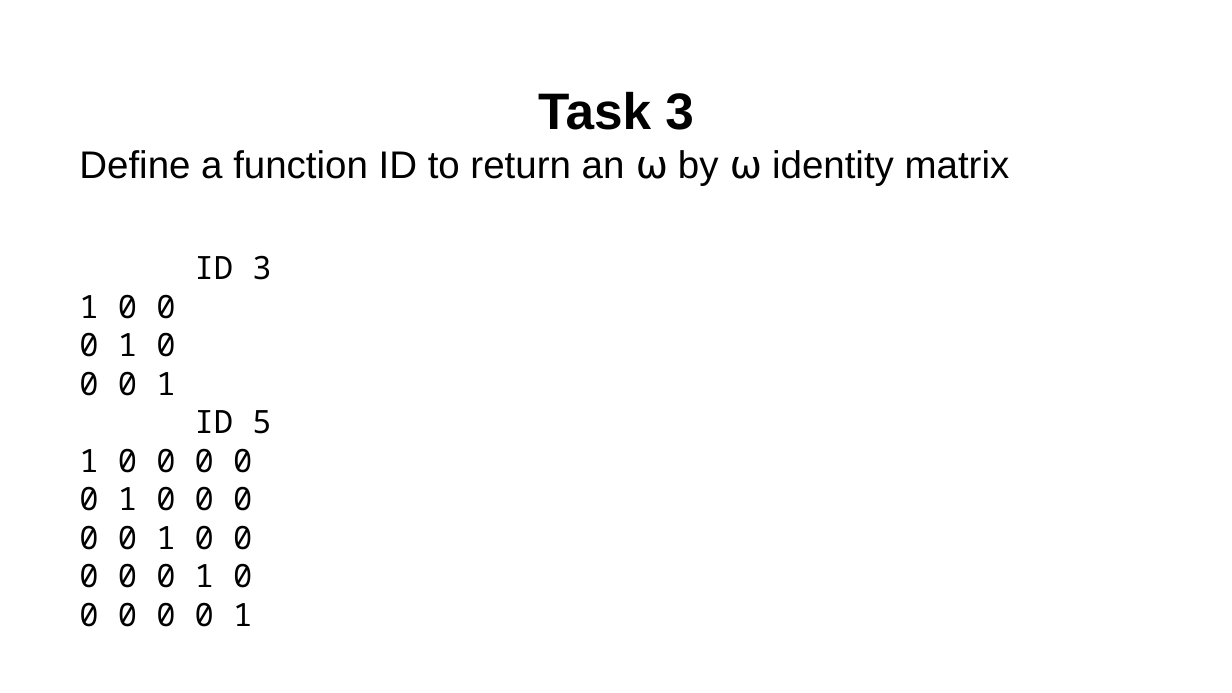
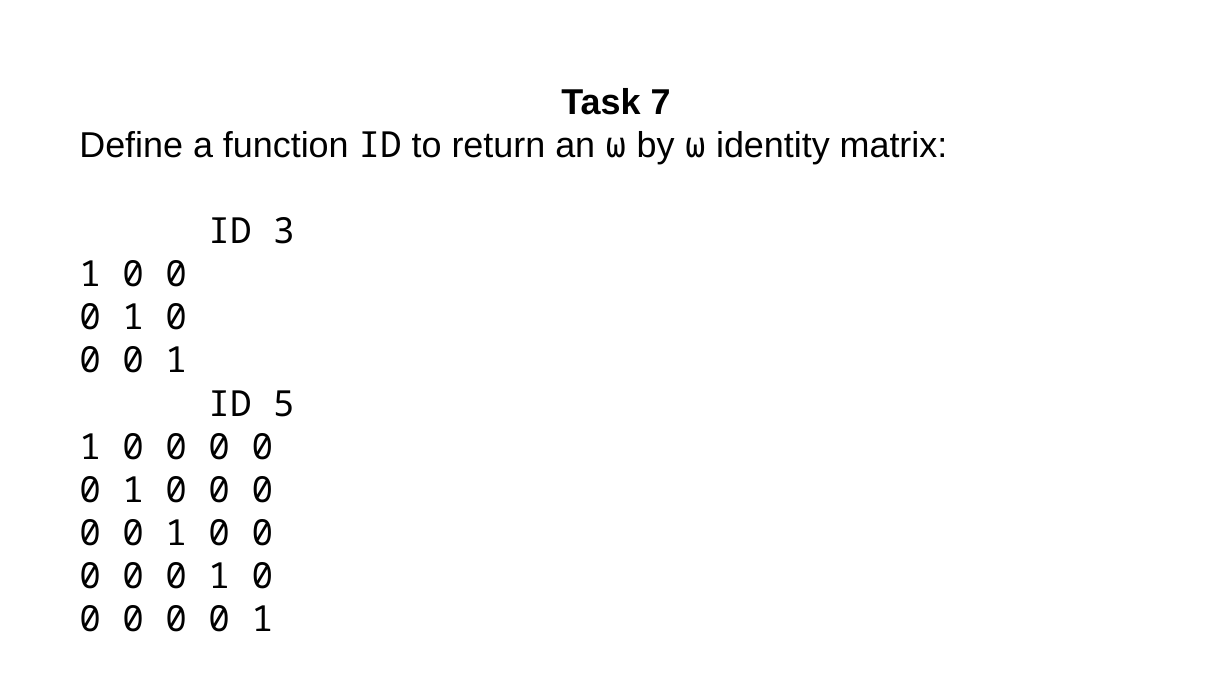
Before and after one commit to abrudz/tasks, a slide deck: slide 7 of tasks4.pptx (slide 3 before the commit). Drawn at 1232x693 pixels with LibreOffice and Linux fonts; fonts in the diff are those of the drawing. Boxes give left, top, right and bottom in pixels: in the first picture for what was removed or moved away, otherwise in the second. Text is boxed around its words. In the diff, an @@ line names an element or a change of style, - is before the commit and + after.

```diff
--- a/tasks4.pptx
+++ b/tasks4.pptx
@@ text at bbox=[79, 88, 948, 164]: text changed; size 30 to 28 pt @@
-Task 3
-Define a function ID to return an ⍵ by ⍵ identity matrix
+Task 7
+Define a function ID to return an ⍵ by ⍵ identity matrix:
@@ text at bbox=[79, 260, 295, 632]: size 25 to 28 pt in "ID 3", "1 0 0", "0 1 0", "0 0 1" and 6 more places @@
```
Also in this commit, not shown: 1 other slide changed, 17 slides added, 5 slides removed, 1 other file.
